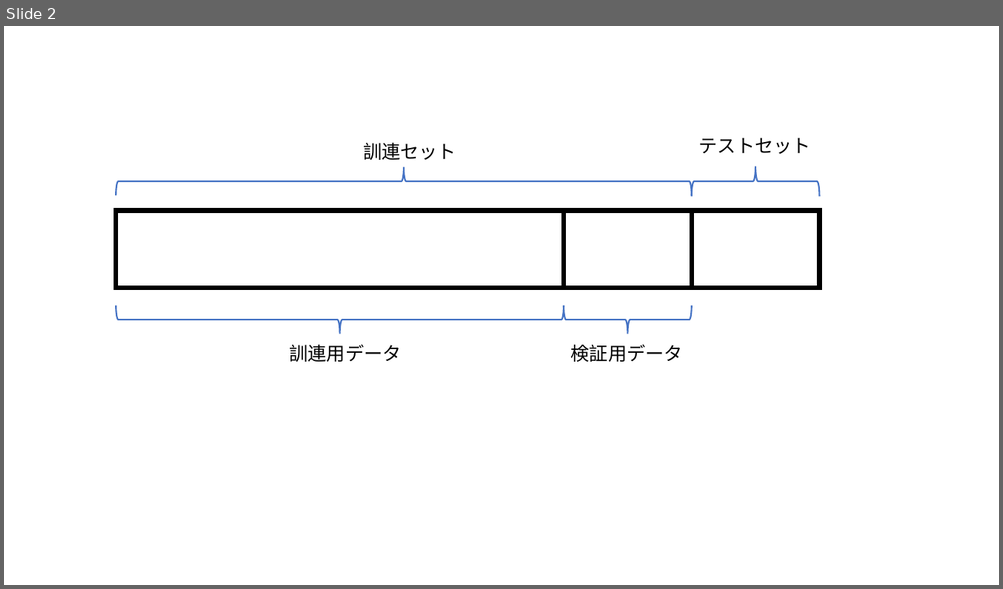
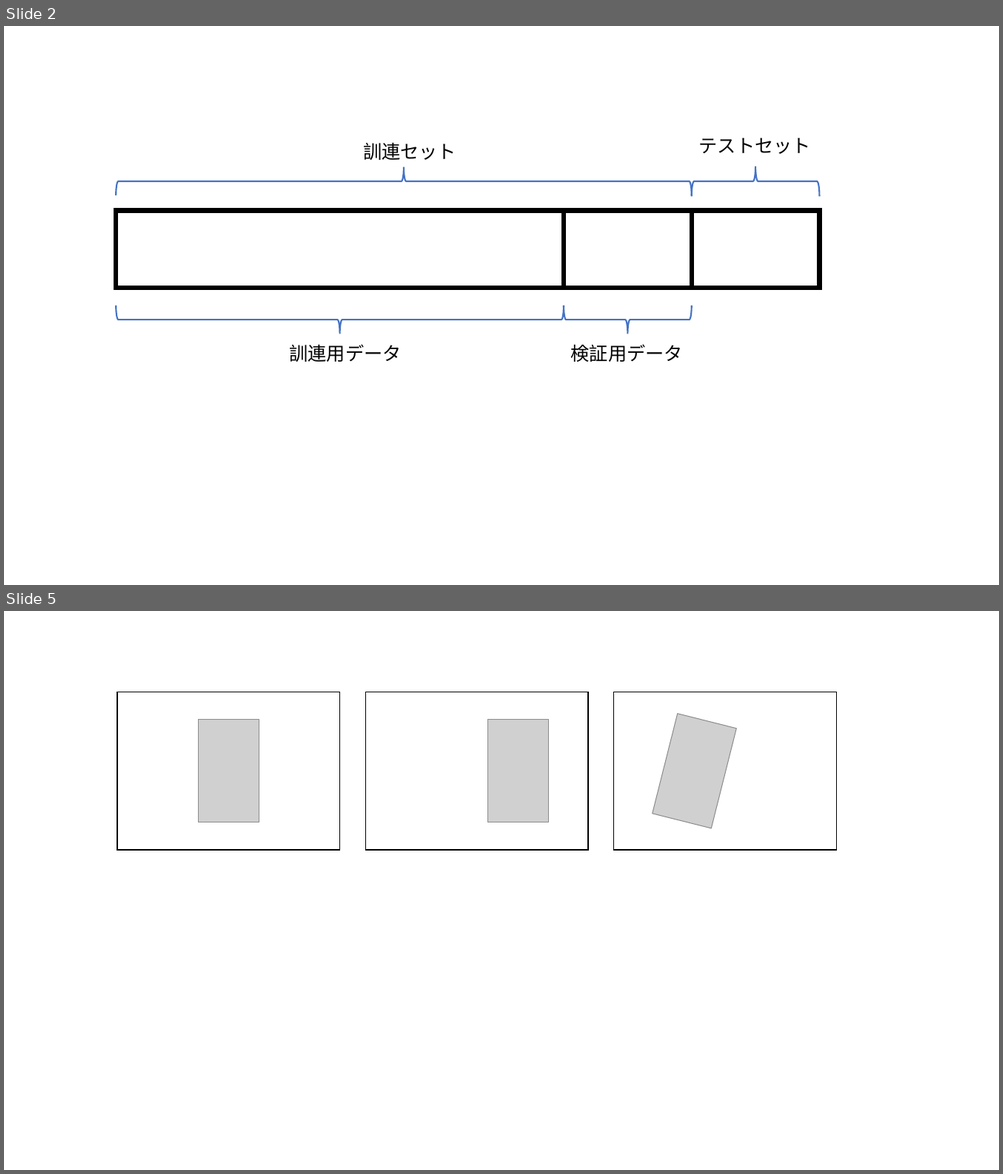
Before and after one commit to HidemotoNakada/j-techno, a slide deck: figs.pptx. Shown one above the other, each under a label of ours: slide 2 before the commit, slides 2 and 5 after it; the slides between them are not shown. The pictures are 1003x589 and 1003x1174 pixels, drawn with LibreOffice and Linux fonts; fonts in the diff are those of the drawing; grey boxes stand for pictures. Boxes give left, top, right and bottom in pixels: in the first picture for what was removed or moved away, otherwise in the second. Text is boxed around its words. In the diff, an @@ line names an element or a change of style, - is before the commit and + after.

```diff
--- a/figs.pptx
+++ b/figs.pptx
@@ slide 5 added at (4, 611, 999, 1170), background #FFFFFF @@
@@ rectangle added at (117, 692, 340, 851), fill #FFFFFF, outline #000000 1 pt @@
@@ rectangle added at (365, 692, 587, 851), fill #FFFFFF, outline #000000 1 pt @@
@@ rectangle added at (614, 692, 836, 851), fill #FFFFFF, outline #000000 1 pt @@
@@ picture added at (198, 719, 259, 822) @@
@@ picture added at (487, 719, 548, 822) @@
@@ picture added at (652, 713, 736, 828) @@
```
Also in this commit, not shown: 3 other slides added, 18 other files.
